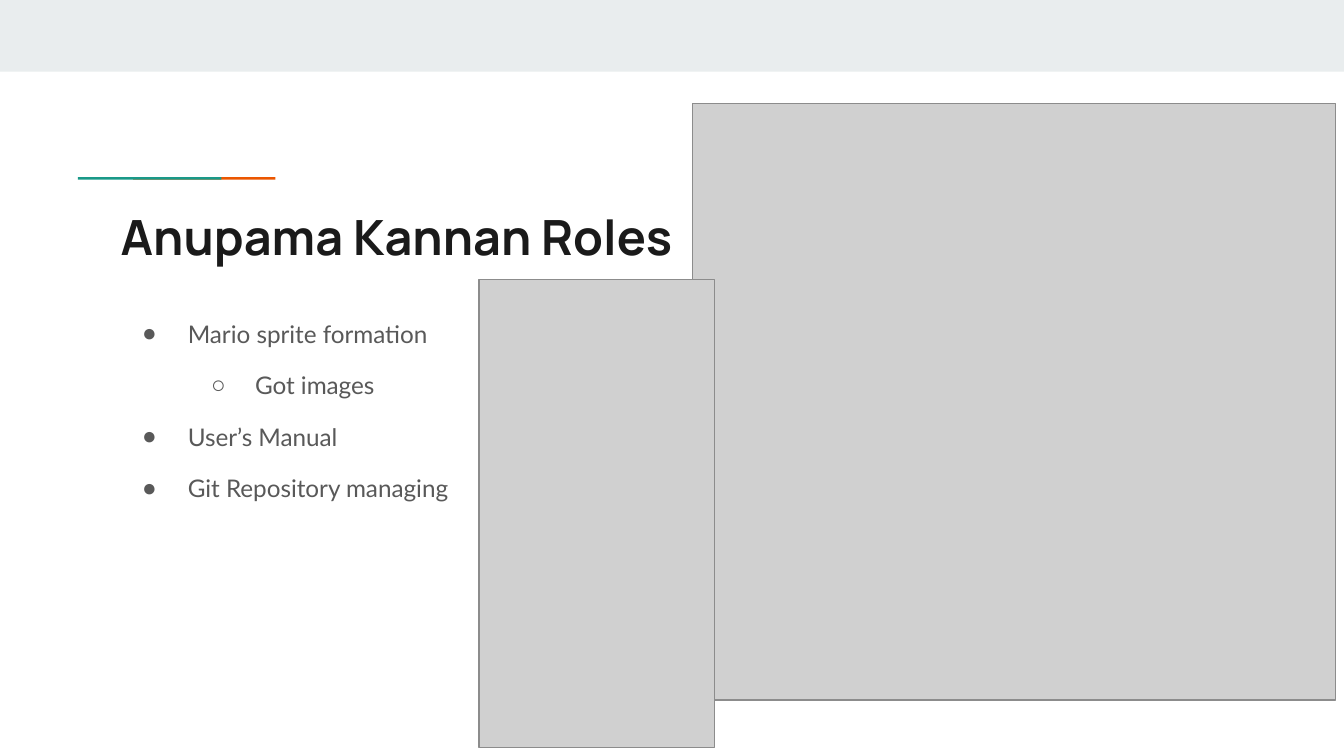
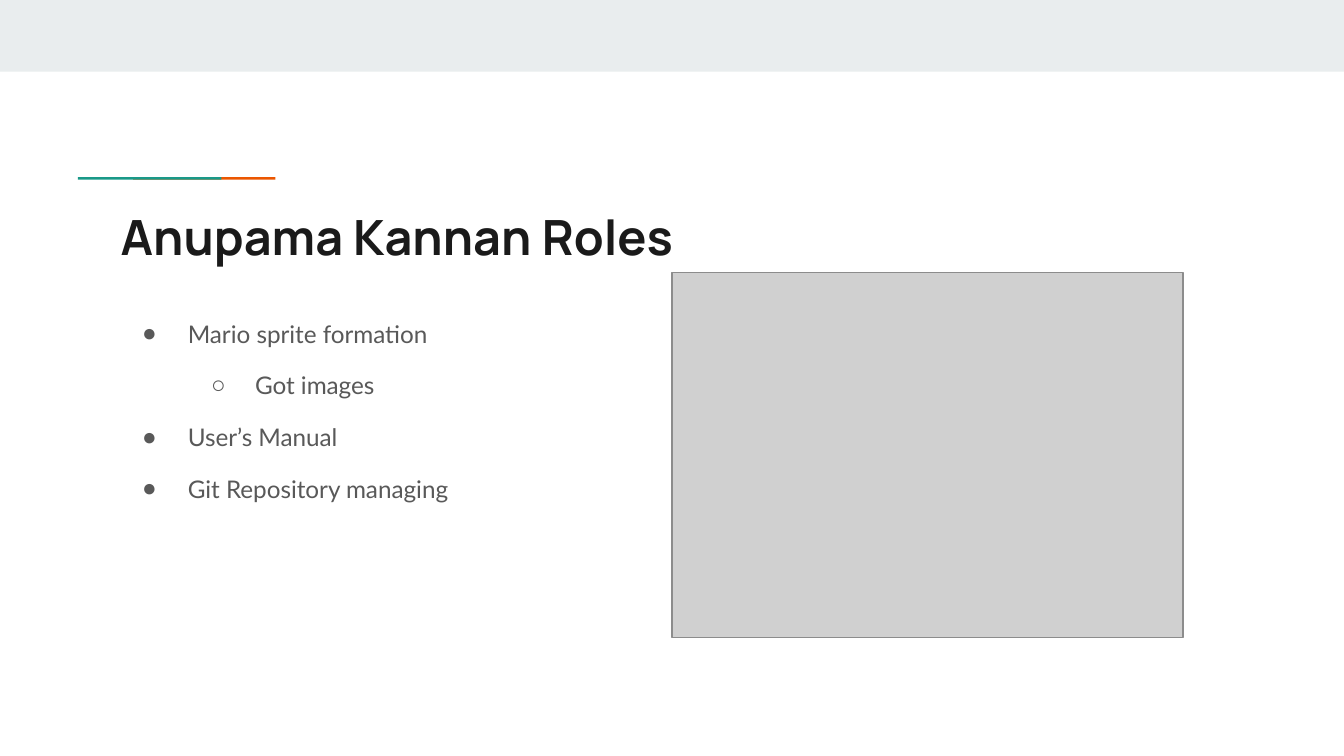
Before and after one commit to ankan12/Mario, a slide deck: slide 5 of powerpoint-final.pptx. Drawn at 1344x756 pixels with LibreOffice and Linux fonts; fonts in the diff are those of the drawing; grey boxes stand for pictures. Boxes give left, top, right and bottom in pixels: in the first picture for what was removed or moved away, otherwise in the second. Text is boxed around its words. In the diff, an @@ line names an element or a change of style, - is before the commit and + after.

Commit message:
Added pictures for my slides

```diff
--- a/powerpoint-final.pptx
+++ b/powerpoint-final.pptx
@@ picture removed at bbox=[692, 103, 1335, 700] @@
@@ picture removed at bbox=[480, 280, 715, 747] @@
@@ picture added at bbox=[672, 273, 1183, 638] @@
@@ text "Mario sprite formation" at bbox=[188, 325, 448, 503]: more space between paragraphs @@
```
Also in this commit, not shown: 4 other slides changed.
